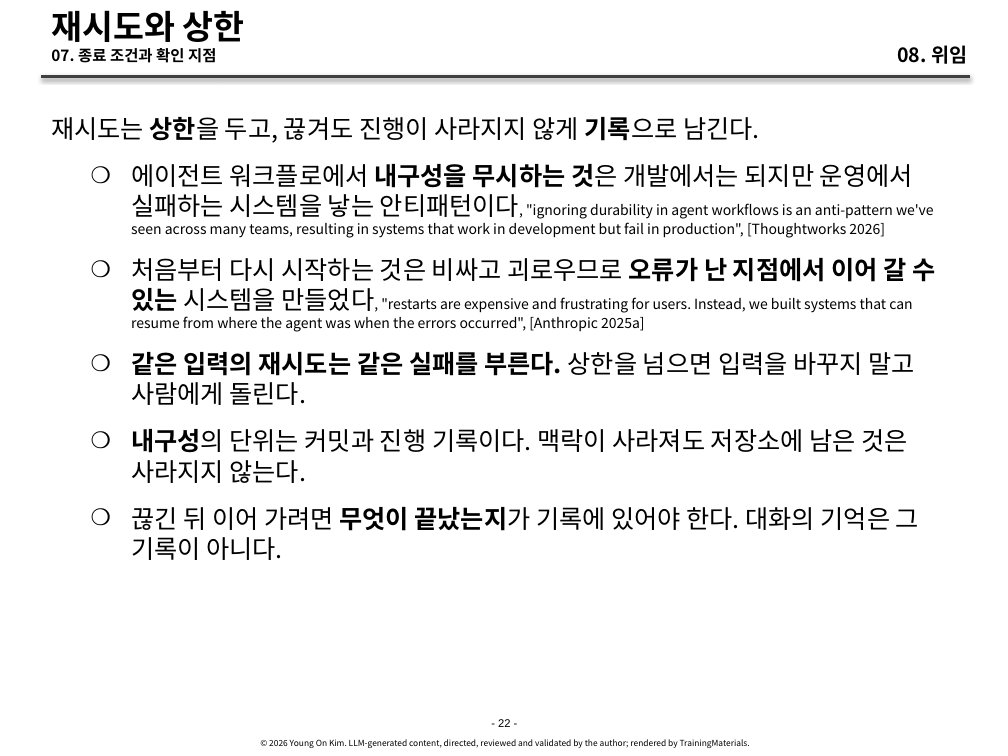
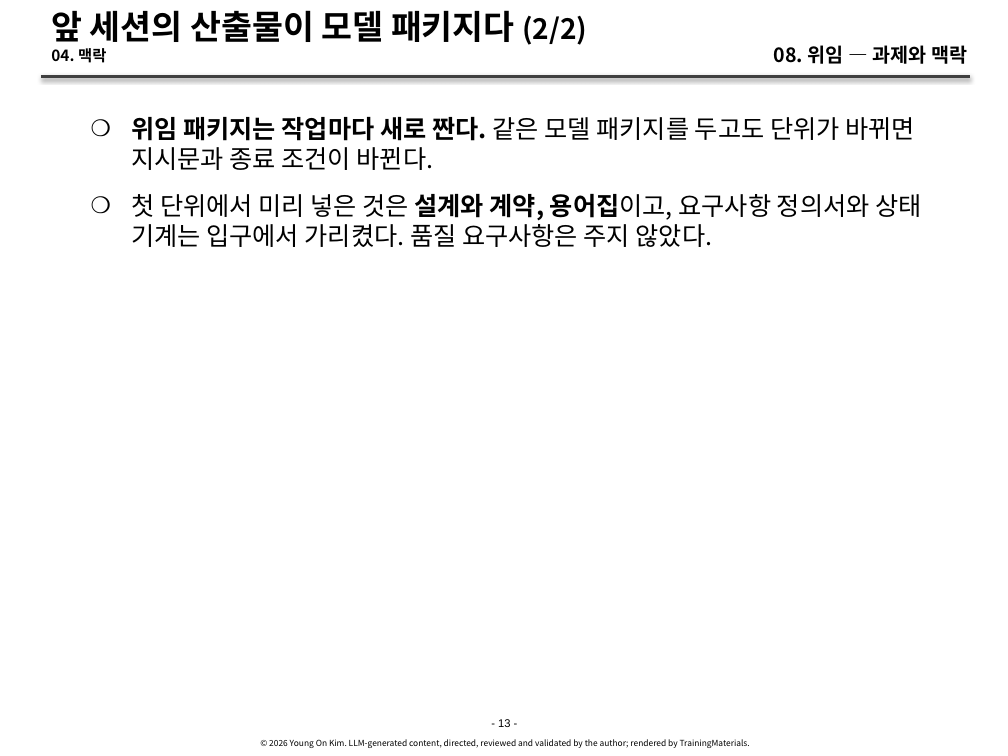
Before and after one commit to YoungSan77/TrainingMaterials, a slide deck: slide 13 of courses/ai-native/sessions/s08.pptx (slide 22 before the commit). Drawn at 1008x756 pixels with LibreOffice and Linux fonts; fonts in the diff are those of the drawing. Boxes give left, top, right and bottom in pixels: in the first picture for what was removed or moved away, otherwise in the second. Text is boxed around its words. In the diff, an @@ line names an element or a change of style, - is before the commit and + after.

```diff
--- a/courses/ai-native/sessions/s08.pptx
+++ b/courses/ai-native/sessions/s08.pptx
@@ title at [51,10,587,63]: text changed; size 11 to 24 pt @@
-재시도와 상한
-07. 종료 조건과 확인 지점
+앞 세션의 산출물이 모델 패키지다 (2/2)
+04. 맥락
@@ text at [774,45,967,64]: text changed @@
-08. 위임
+08. 위임 — 과제와 맥락
@@ text at [131,117,921,247]: text changed; size 10 to 18 pt @@
-재시도는 상한을 두고, 끊겨도 진행이 사라지지 않게 기록으로 남긴다.
-    ❍ 에이전트 워크플로에서 내구성을 무시하는 것은 개발에서는 되지만 운영에서 실패하는 시스템을 낳는 안티패턴이다, "ignoring durability in agent workflows is an anti-pattern we've seen across many teams, resulting in systems that work in development but fail in production", [Thoughtworks 2026]
-    ❍ 처음부터 다시 시작하는 것은 비싸고 괴로우므로 오류가 난 지점에서 이어 갈 수 있는 시스템을 만들었다, "restarts are expensive and frustrating for users. Instead, we built systems that can resume from where the agent was when the errors occurred", [Anthropic 2025a]
-    ❍ 같은 입력의 재시도는 같은 실패를 부른다. 상한을 넘으면 입력을 바꾸지 말고 사람에게 돌린다.
-    ❍ 내구성의 단위는 커밋과 진행 기록이다. 맥락이 사라져도 저장소에 남은 것은 사라지지 않는다.
-    ❍ 끊긴 뒤 이어 가려면 무엇이 끝났는지가 기록에 있어야 한다. 대화의 기억은 그 기록이 아니다.
+    ❍ 위임 패키지는 작업마다 새로 짠다. 같은 모델 패키지를 두고도 단위가 바뀌면 지시문과 종료 조건이 바뀐다.
+    ❍ 첫 단위에서 미리 넣은 것은 설계와 계약, 용어집이고, 요구사항 정의서와 상태 기계는 입구에서 가리켰다. 품질 요구사항은 주지 않았다.
@@ text at [498,719,510,727]: text changed @@
-- 22 -
+- 13 -
```
Also in this commit, not shown: 22 other slides changed, 1 slide added, 12 slides removed, 21 other files.
